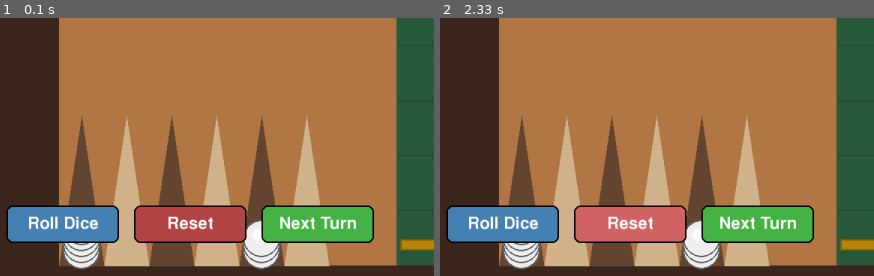
Above: before the commit, frames 1-2 (left to right).
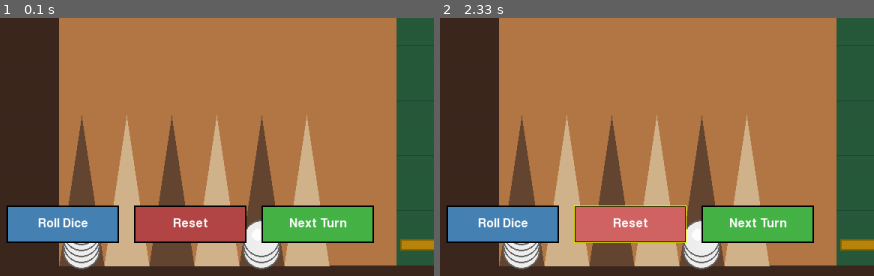
Above: after the commit, the same moments.

Repository: um-computacion/computacion-2025-backgammon-juliamorandini
Game: pygame game, started from PygameUI.py
Two runs of this game, one before a commit and one after it. Both use one fixed random seed, a clock stepped at 60 frames per second and the inputs below.
Inputs (mouse positions are % of the whole screen's width and height, from its top left):
- Up to frame 1 (0.1 s): no input
- Up to frame 2 (2.33 s): press the mouse at (49, 58) at 0.37 s; move the mouse to (36, 54) at 0.47 s; release the mouse at (23, 51) at 0.6 s; press the mouse at (36, 90) at 0.7 s; move the mouse to (25, 56) at 0.8 s; release the mouse at (13, 22) at 0.93 s; tap Space at 1.5 s; press the mouse at (7, 90) at 1.87 s; move the mouse to (8, 68) at 1.97 s; release the mouse at (10, 47) at 2.1 s; click "Reset" at 2.22 s
The pictures show only the part of the screen within x 0-50%, y 50-100%; the shares and areas given below are measured in that part.

The runs differ from the first frame. In frame 1, 1.6% of the frame differs, in the area x 1-87%, y 72-88%; in frame 2, 2.0%.

Commit message:
arreglo de botones

Diff:
--- a/PygameUI.py
+++ b/PygameUI.py
@@ -191,11 +191,12 @@
 
             # Handle button clicks
             if roll_button.handle_event(event):
+                print(f"DEBUG: Roll button click detected at {pygame.mouse.get_pos()}")
                 if not dice_rolled:
+                    print("DEBUG: Rolling dice...")
                     dice = backgammon_board.roll_dice()
                     dice_rolled = True
                     moves_made = 0
-                    # Calculate max moves based on whether it's doubles
                     max_moves_this_turn = 4 if len(dice) == 4 else 2
                     print(f"{backgammon_board.current_player} rolled: {dice}")
                 else:
--- a/pygame_ui/button.py
+++ b/pygame_ui/button.py
@@ -1,98 +1,58 @@
-"""
-Button UI component for creating interactive buttons.
-"""
+"""Button component for Pygame UI."""
+
 import pygame
 from typing import Tuple
 
 
 class Button:
-    """
-    A clickable button component.
+    """A clickable button with hover effect."""
 
-    Handles rendering and click detection for UI buttons.
-    This class follows Single Responsibility Principle by only
-    managing button appearance and interaction.
-    """
-
-    def __init__(self, x: int, y: int, width: int, height: int, text: str,
-                 color: Tuple[int, int, int] = (100, 100, 100),
-                 hover_color: Tuple[int, int, int] = (150, 150, 150),
-                 text_color: Tuple[int, int, int] = (255, 255, 255)) -> None:
-        """
-        Initialize a button.
-
-        Creates a button with the specified position, size, and appearance.
-
-        Args:
-            x: X position of button top-left corner
-            y: Y position of button top-left corner
-            width: Button width in pixels
-            height: Button height in pixels
-            text: Text to display on button
-            color: Default button background color (R, G, B)
-            hover_color: Color when mouse hovers over button (R, G, B)
-            text_color: Color of button text (R, G, B)
-
-        Returns:
-            None
-        """
-        self.__rect__: pygame.Rect = pygame.Rect(x, y, width, height)
-        self.__text__: str = text
-        self.__color__: Tuple[int, int, int] = color
-        self.__hover_color__: Tuple[int, int, int] = hover_color
-        self.__text_color__: Tuple[int, int, int] = text_color
-        self.__is_hovered__: bool = False
-        self.__font__: pygame.font.Font = pygame.font.Font(None, 32)
+    def __init__(
+        self,
+        x: int,
+        y: int,
+        width: int,
+        height: int,
+        text: str,
+        color: Tuple[int, int, int] = (70, 130, 180),
+        hover_color: Tuple[int, int, int] = (100, 160, 210),
+        text_color: Tuple[int, int, int] = (255, 255, 255),
+        font_size: int = 24,
+    ) -> None:
+        """Initialize button properties."""
+        self.rect = pygame.Rect(x, y, width, height)
+        self.text = text
+        self.color = color
+        self.hover_color = hover_color
+        self.text_color = text_color
+        self.font = pygame.font.Font(None, font_size)
+        self.is_hovered = False
+        print(f"Button '{text}' created at {self.rect}")  # Debug print
 
     def draw(self, surface: pygame.Surface) -> None:
-        """
-        Draw the button on the surface.
+        """Draw the button on the given surface."""
+        mouse_pos = pygame.mouse.get_pos()
+        self.is_hovered = self.rect.collidepoint(mouse_pos)
 
-        Renders the button with appropriate color based on hover state
-        and centers the text on the button.
+        current_color = self.hover_color if self.is_hovered else self.color
+        pygame.draw.rect(surface, current_color, self.rect)
+        pygame.draw.rect(surface, (0, 0, 0), self.rect, 2)  # Border
 
-        Args:
-            surface: Pygame surface to draw on
-
-        Returns:
-            None
-        """
-        # Choose color based on hover state
-        current_color: Tuple[int, int, int] = (
-            self.__hover_color__ if self.__is_hovered__ else self.__color__
-        )
-
-        # Draw button rectangle with rounded corners effect
-        pygame.draw.rect(surface, current_color, self.__rect__, border_radius=8)
-        pygame.draw.rect(surface, (0, 0, 0), self.__rect__, 2, border_radius=8)
-
-        # Draw text centered on button
-        text_surface: pygame.Surface = self.__font__.render(
-            self.__text__, True, self.__text_color__
-        )
-        text_rect: pygame.Rect = text_surface.get_rect(center=self.__rect__.center)
+        text_surface = self.font.render(self.text, True, self.text_color)
+        text_rect = text_surface.get_rect(center=self.rect.center)
         surface.blit(text_surface, text_rect)
 
+        if self.is_hovered:  # Debug visual feedback
+            pygame.draw.rect(surface, (255, 255, 0), self.rect, 1)
+
     def handle_event(self, event: pygame.event.Event) -> bool:
-        """
-        Handle mouse events for the button.
-
-        Updates hover state on mouse motion and detects clicks.
-
-        Args:
-            event: Pygame event object
-
-        Returns:
-            True if button was clicked, False otherwise
-        """
-        if event.type == pygame.MOUSEMOTION:
-            # Update hover state based on mouse position
-            self.__is_hovered__ = self.__rect__.collidepoint(event.pos)
-            return False
-
-        elif event.type == pygame.MOUSEBUTTONDOWN:
-            # Check if button was clicked
-            if event.button == 1 and self.__rect__.collidepoint(event.pos):
+        """Handle mouse events and return True if clicked."""
+        if event.type == pygame.MOUSEBUTTONDOWN and event.button == 1:
+            # Get the current mouse position
+            mouse_pos = pygame.mouse.get_pos()
+            if self.rect.collidepoint(mouse_pos):
+                print(f"Button '{self.text}' clicked at {mouse_pos}")  # Debug print
                 return True
-
+            else:
+                print(f"Click at {mouse_pos} missed button at {self.rect}")  # Debug print
         return False
